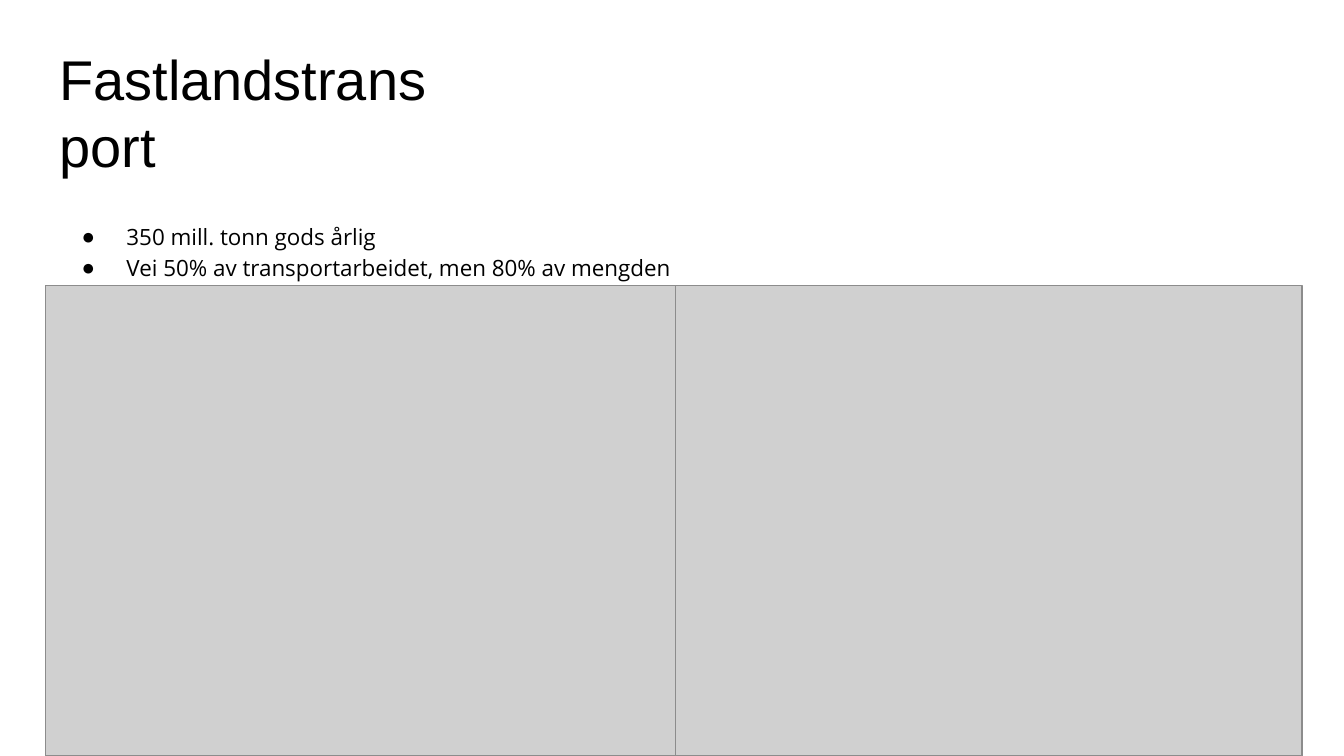
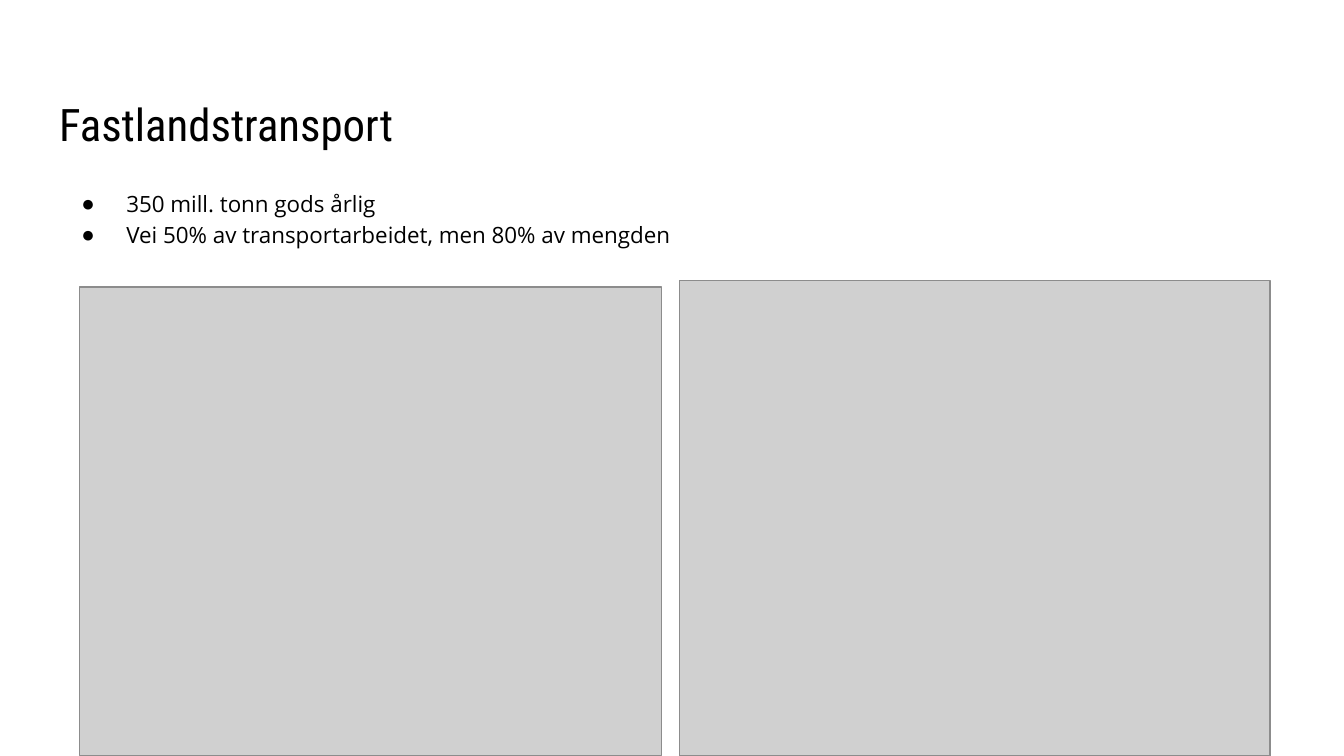
Before and after one commit to nori-parelius/InnenlandskTransport, a slide deck: slide 10 of SSB.pptx. Drawn at 1344x756 pixels with LibreOffice and Linux fonts; fonts in the diff are those of the drawing; grey boxes stand for pictures. Boxes give left, top, right and bottom in pixels: in the first picture for what was removed or moved away, otherwise in the second. Text is boxed around its words. In the diff, an @@ line names an element or a change of style, - is before the commit and + after.

```diff
--- a/SSB.pptx
+++ b/SSB.pptx
@@ title "Fastlandstransport" moved from (x1=46, y1=82, x2=458, y2=194) to (x1=59, y1=107, x2=393, y2=150) @@
@@ title "Fastlandstransport" at (x1=59, y1=107, x2=393, y2=150): size 30 to 24 pt, font Arial to Roboto Condensed @@
@@ text "350 mill. tonn gods årlig" moved from (x1=126, y1=226, x2=670, y2=282) to (x1=126, y1=193, x2=670, y2=249) @@
@@ picture resized from (x1=46, y1=286, x2=676, y2=756) to (x1=79, y1=288, x2=661, y2=756) @@
@@ picture resized from (x1=676, y1=286, x2=1302, y2=756) to (x1=680, y1=281, x2=1270, y2=756) @@
```
Also in this commit, not shown: 11 other slides changed, 12 other files.
